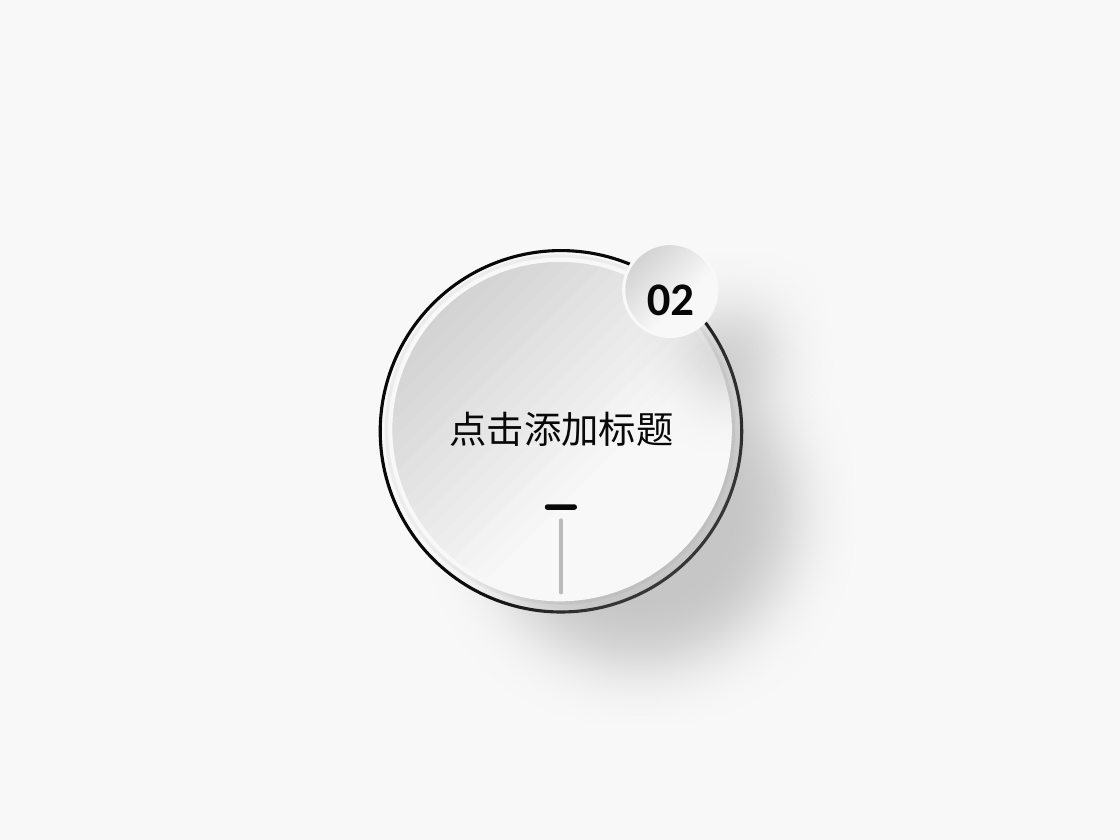
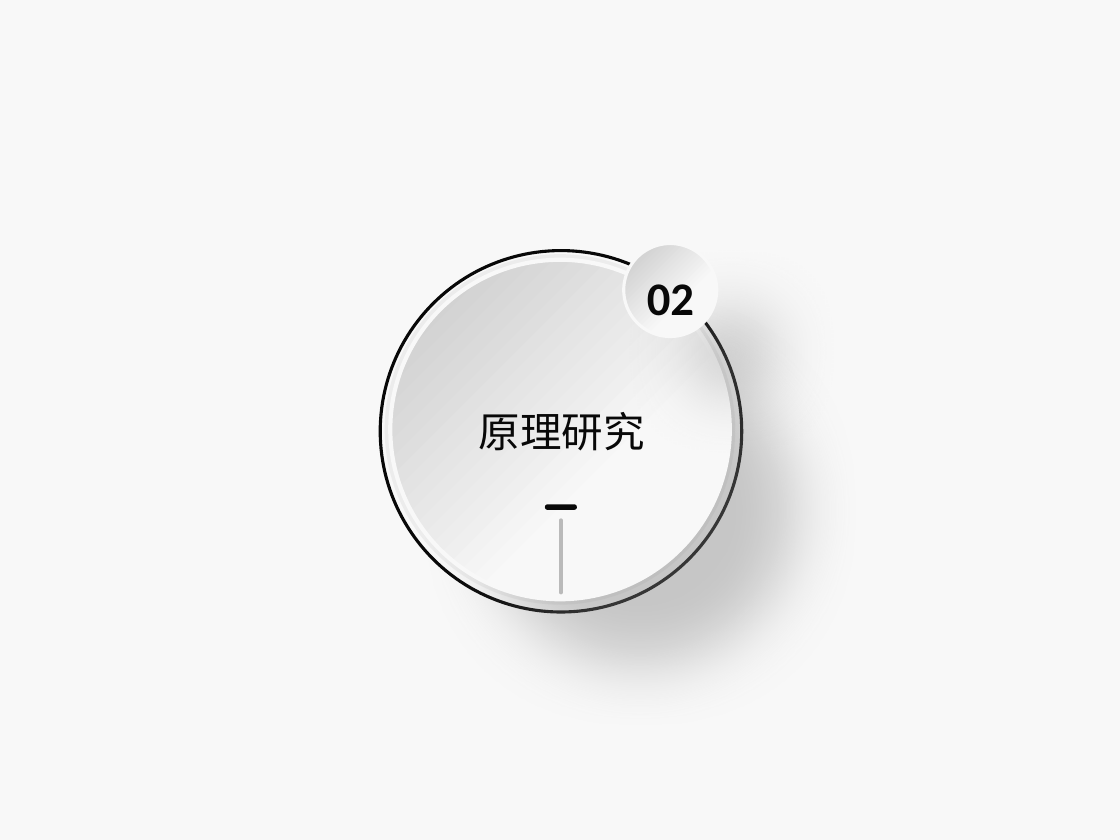
Before and after one commit to Junior888/paper, a slide deck: slide 10 of 论文答辩.pptx. Drawn at 1120x840 pixels with LibreOffice and Linux fonts; fonts in the diff are those of the drawing; background and template pictures are left out. Boxes give left, top, right and bottom in pixels: in the first picture for what was removed or moved away, otherwise in the second. Text is boxed around its words. In the diff, an @@ line names an element or a change of style, - is before the commit and + after.

```diff
--- a/论文答辩.pptx
+++ b/论文答辩.pptx
@@ text at [479,412,645,451]: text changed; size 18 to 20 pt @@
-点击添加标题
+原理研究
```
Also in this commit, not shown: 8 other slides changed, 7 slides added, 1 other file.
